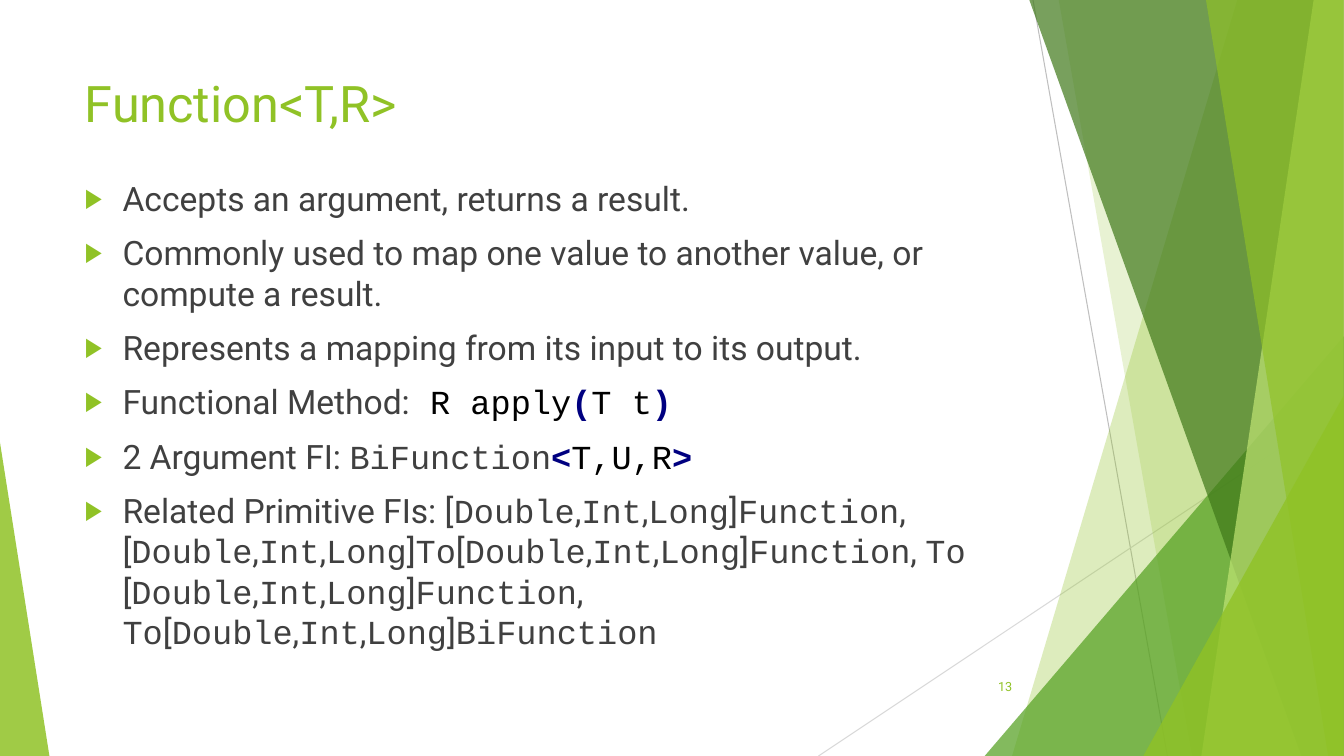
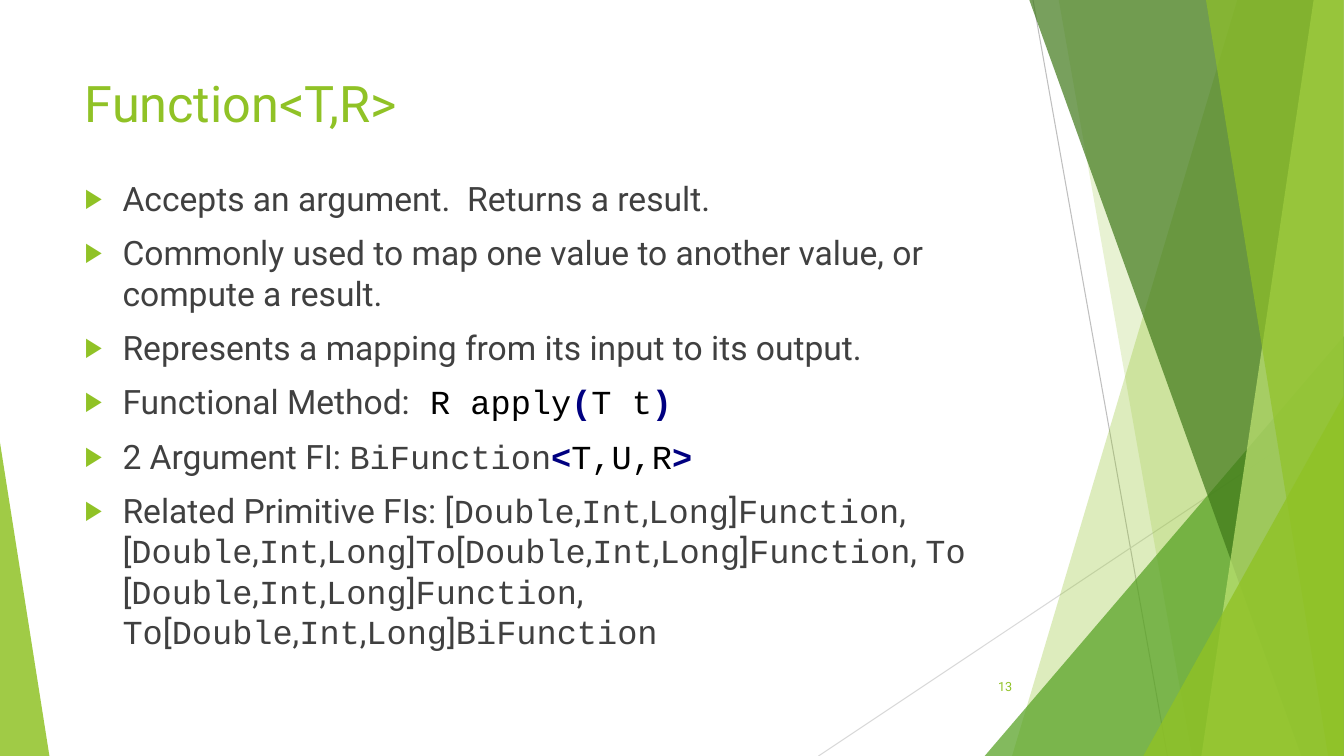
Before and after one commit to RichardRoda/2017-CodePaLOUsa-Lambda, a slide deck: slide 13 of Learning to Love the Lambda in the Stream.pptx. Drawn at 1344x756 pixels with LibreOffice and Linux fonts; fonts in the diff are those of the drawing. Boxes give left, top, right and bottom in pixels: in the first picture for what was removed or moved away, otherwise in the second. Text is boxed around its words. In the diff, an @@ line names an element or a change of style, - is before the commit and + after.

```diff
--- a/Learning to Love the Lambda in the Stream.pptx
+++ b/Learning to Love the Lambda in the Stream.pptx
@@ text at (123, 186, 710, 218): text changed @@
-▶ Accepts an argument, returns a result.
+▶ Accepts an argument. Returns a result.
```
Also in this commit, not shown: 8 other slides changed.
